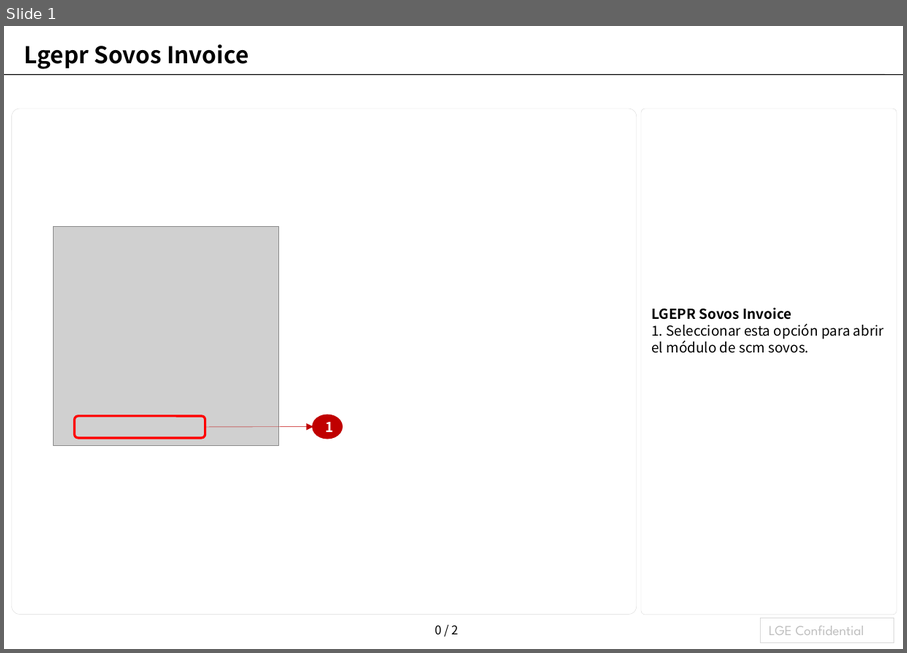
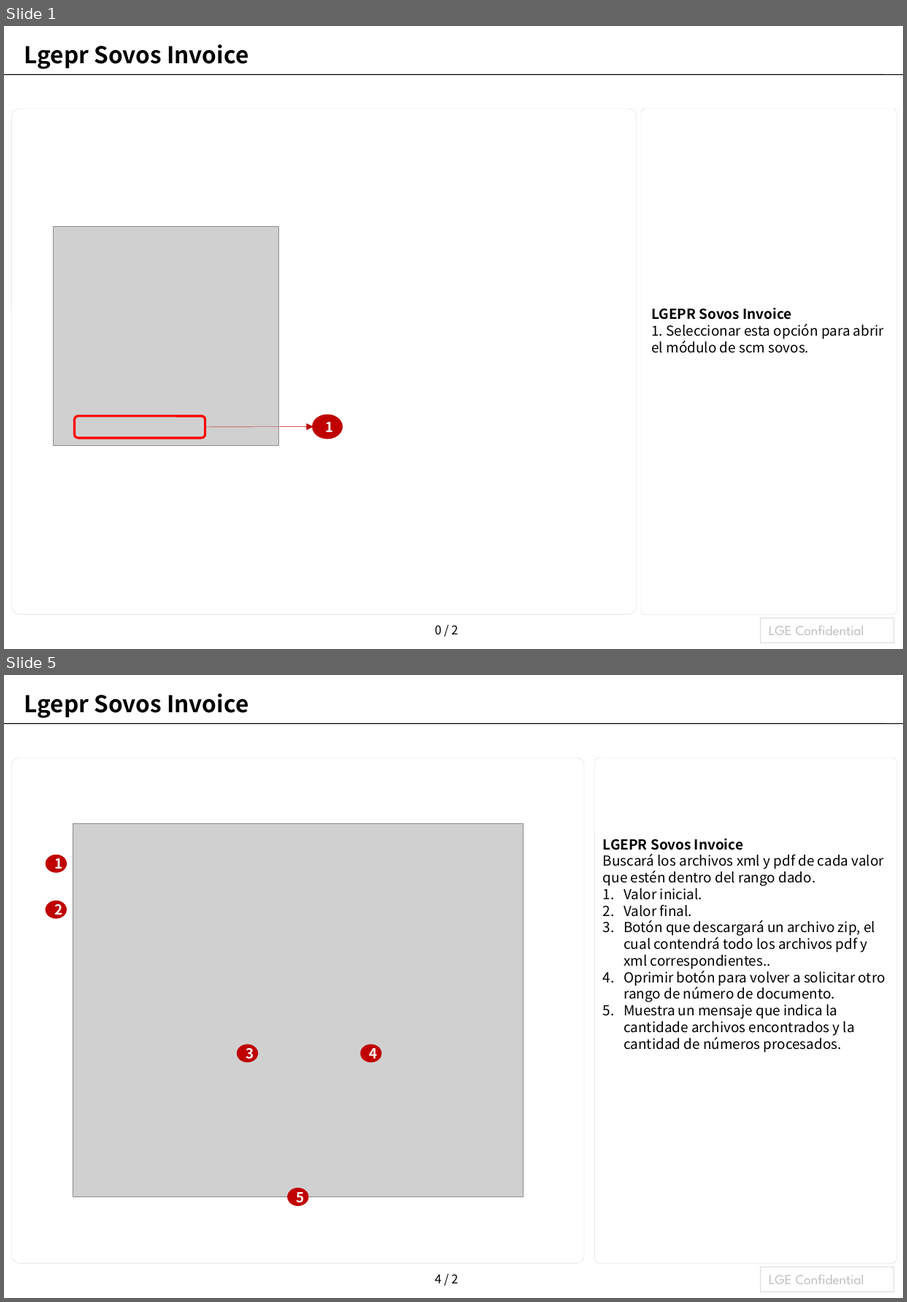
Before and after one commit to laparkaes/lgperu, a slide deck: user_manual/module/lgepr_sovos_invoice/lgepr_sovos_invoice_es.pptx. Shown one above the other, each under a label of ours: slide 1 before the commit, slides 1 and 5 after it; the slides between them are not shown. The pictures are 907x653 and 907x1302 pixels, drawn with LibreOffice and Linux fonts; fonts in the diff are those of the drawing; grey boxes stand for pictures. Boxes give left, top, right and bottom in pixels: in the first picture for what was removed or moved away, otherwise in the second. Text is boxed around its words. In the diff, an @@ line names an element or a change of style, - is before the commit and + after.

```diff
--- a/user_manual/module/lgepr_sovos_invoice/lgepr_sovos_invoice_es.pptx
+++ b/user_manual/module/lgepr_sovos_invoice/lgepr_sovos_invoice_es.pptx
@@ slide 5 added at bbox=[4, 675, 903, 1298], background #FFFFFF; not listed: 3 template elements that a slide beside it also shows @@
@@ title added at bbox=[24, 693, 249, 718], 20 pt, text #000000, bold @@
+Lgepr Sovos Invoice
@@ rounded rectangle added at bbox=[11, 757, 584, 1263], outline #D9D9D9 0.25 pt @@
@@ rounded rectangle added at bbox=[595, 757, 898, 1263], outline #D9D9D9 0.25 pt @@
@@ picture added at bbox=[73, 824, 524, 1196] @@
@@ text added at bbox=[603, 838, 886, 1052], 12 pt, text #000000 @@
+LGEPR Sovos Invoice
+Buscará los archivos xml y pdf de cada valor que estén dentro del rango dado.
+1. Valor inicial.
+2. Valor final.
+3. Botón que descargará un archivo zip, el cual contendrá todo los archivos pdf y xml correspondientes..
+4. Oprimir botón para volver a solicitar otro rango de número de documento.
+5. Muestra un mensaje que indica la cantidade archivos encontrados y la cantidad de números procesados.
@@ ellipse added at bbox=[46, 856, 65, 872], fill #C00000, outline #C00000 2 pt, 12 pt, text #FFFFFF, bold @@
+1
@@ ellipse added at bbox=[46, 902, 65, 917], fill #C00000, outline #C00000 2 pt, 12 pt, text #FFFFFF, bold @@
+2
@@ ellipse added at bbox=[238, 1045, 257, 1061], fill #C00000, outline #C00000 2 pt, 12 pt, text #FFFFFF, bold @@
+3
@@ ellipse added at bbox=[362, 1045, 381, 1061], fill #C00000, outline #C00000 2 pt, 12 pt, text #FFFFFF, bold @@
+4
@@ ellipse added at bbox=[289, 1189, 308, 1205], fill #C00000, outline #C00000 2 pt, 12 pt, text #FFFFFF, bold @@
+5
```
Also in this commit, not shown: 1 slide changed, 2 other slides added, 1 slide removed, 3 other files.
